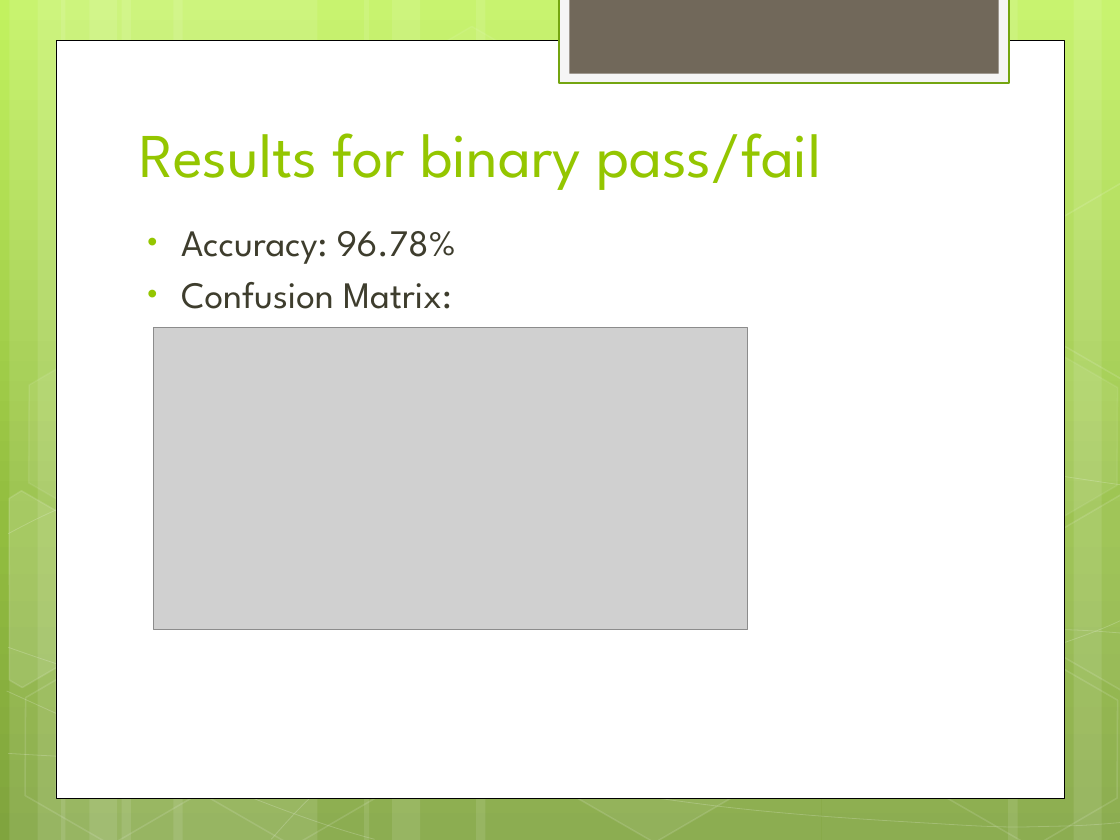
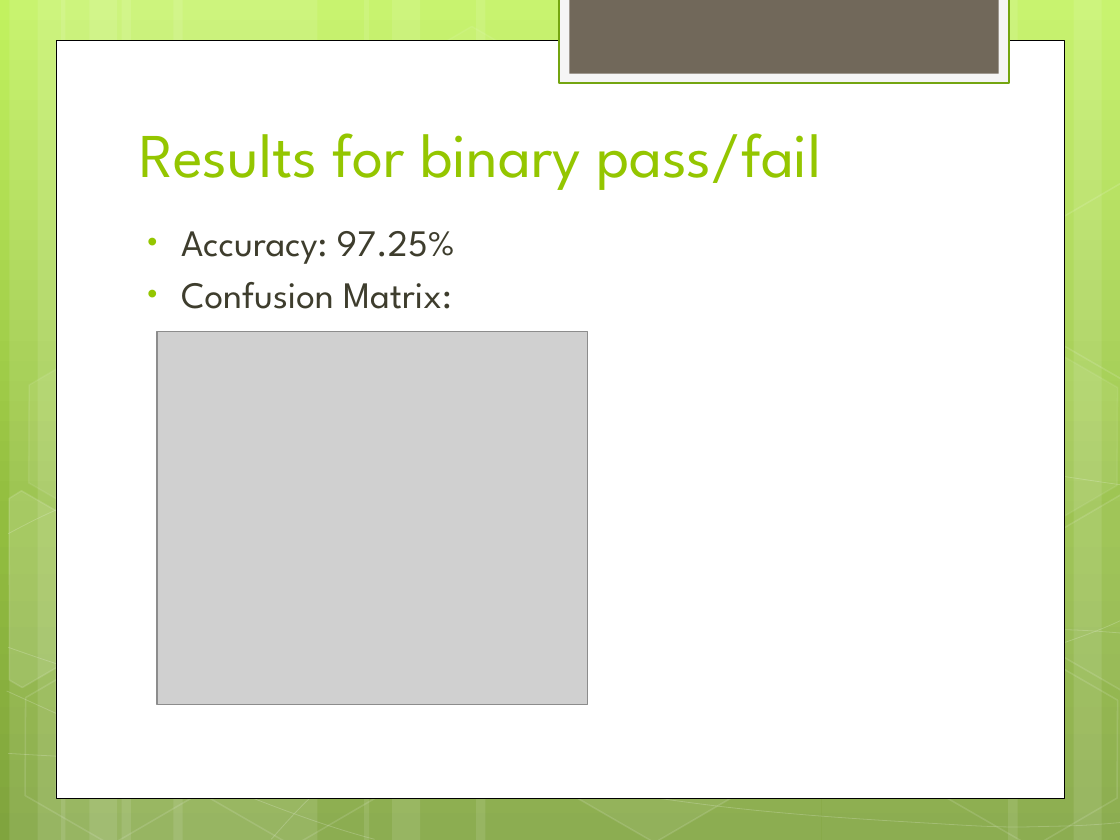
Before and after one commit to manav95/Data-Science-Intensive, a slide deck: slide 11 of FinalSubmission/BechdelPresentation.pptx. Drawn at 1120x840 pixels with LibreOffice and Linux fonts; fonts in the diff are those of the drawing; grey boxes stand for pictures. Boxes give left, top, right and bottom in pixels: in the first picture for what was removed or moved away, otherwise in the second. Text is boxed around its words. In the diff, an @@ line names an element or a change of style, - is before the commit and + after.

```diff
--- a/FinalSubmission/BechdelPresentation.pptx
+++ b/FinalSubmission/BechdelPresentation.pptx
@@ text at box(181, 231, 456, 264): text changed @@
-• Accuracy: 96.78%
+• Accuracy: 97.25%
@@ picture: place and size @@
-picture at box(153, 328, 747, 629)
+picture at box(157, 332, 588, 704)
```
Also in this commit, not shown: 4 other slides changed, 1 other file.
